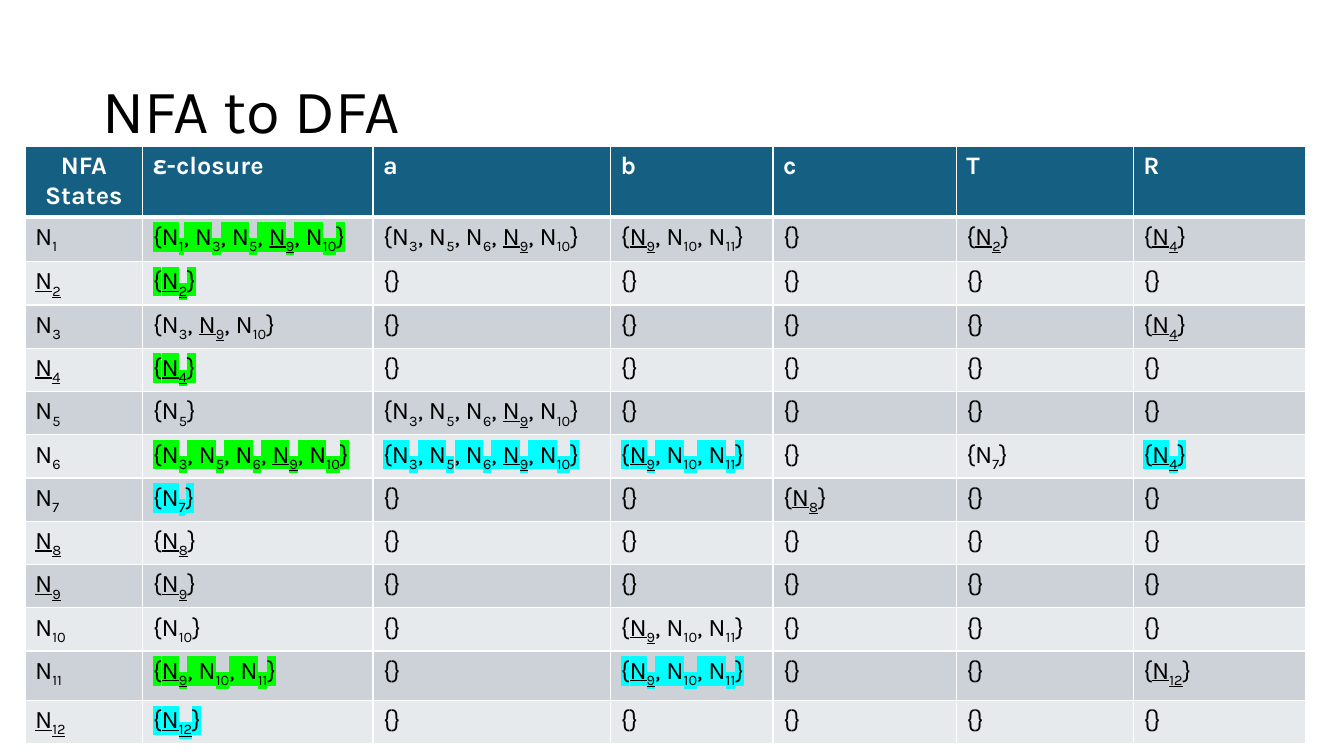
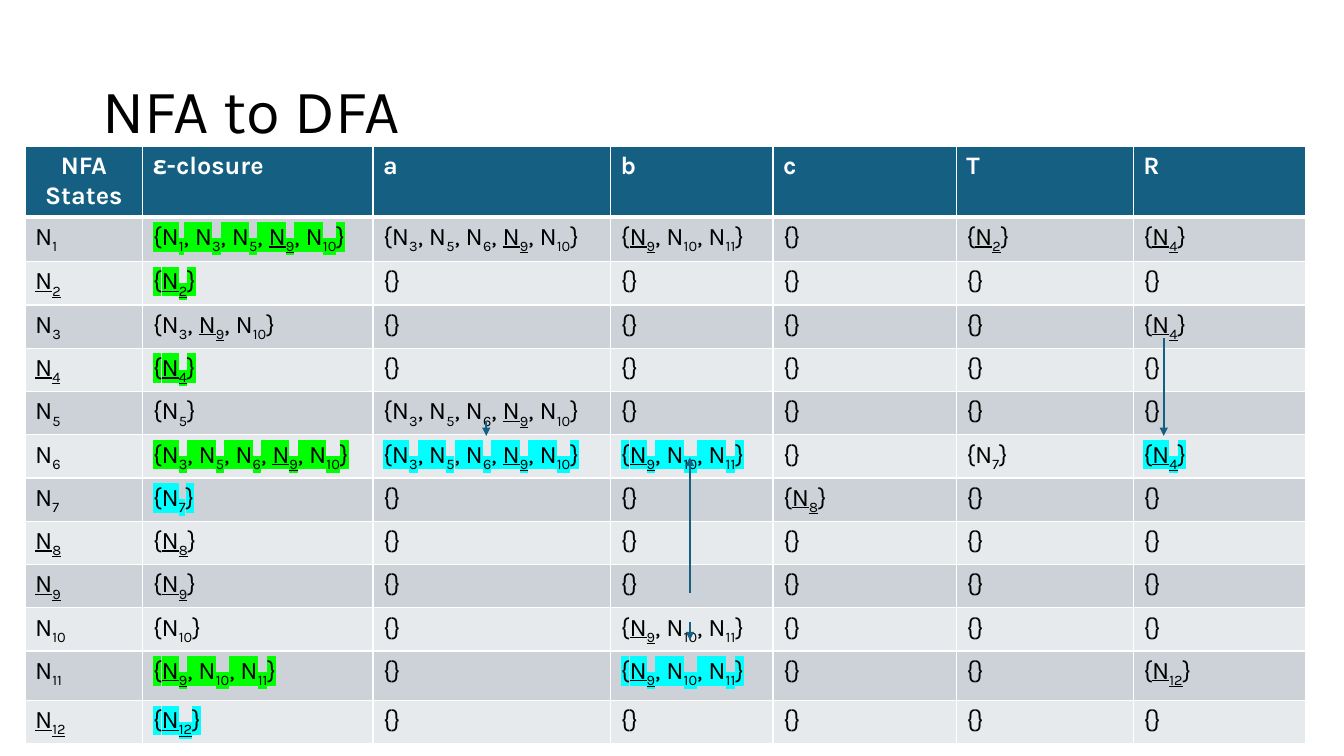
Before and after one commit to Danieldv-s/Research-Materials, a slide deck: slide 33 of Syntax-Analysis/Section2.13Expansion.pptx (slide 26 before the commit). Drawn at 1344x756 pixels with LibreOffice and Linux fonts; fonts in the diff are those of the drawing. Boxes give left, top, right and bottom in pixels: in the first picture for what was removed or moved away, otherwise in the second. Text is boxed around its words. In the diff, an @@ line names an element or a change of style, - is before the commit and + after.

```diff
--- a/Syntax-Analysis/Section2.13Expansion.pptx
+++ b/Syntax-Analysis/Section2.13Expansion.pptx
@@ arrow added from (1165, 339) to (1165, 436), #156082 1.5 pt @@
@@ arrow added from (486, 421) to (486, 436), #156082 1.5 pt @@
@@ arrow added from (690, 593) to (690, 458), #156082 1.5 pt @@
@@ arrow added from (690, 622) to (690, 640), #156082 1.5 pt @@
```
Also in this commit, not shown: 33 other slides changed, 11 slides added.
